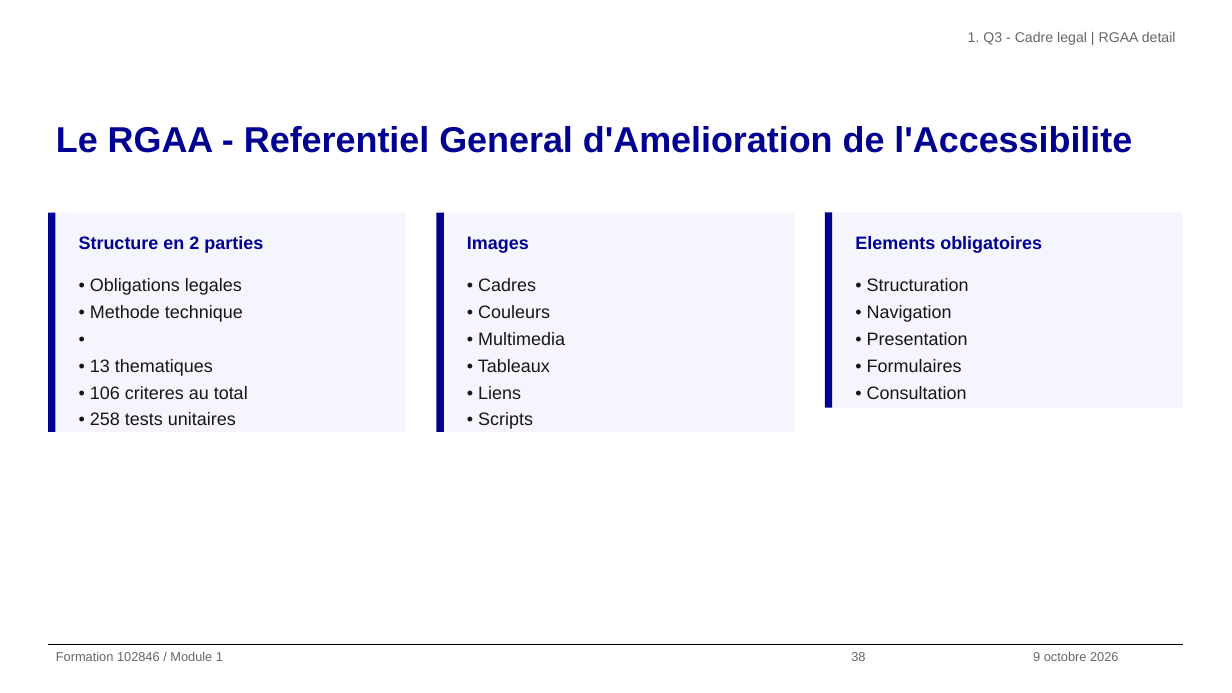
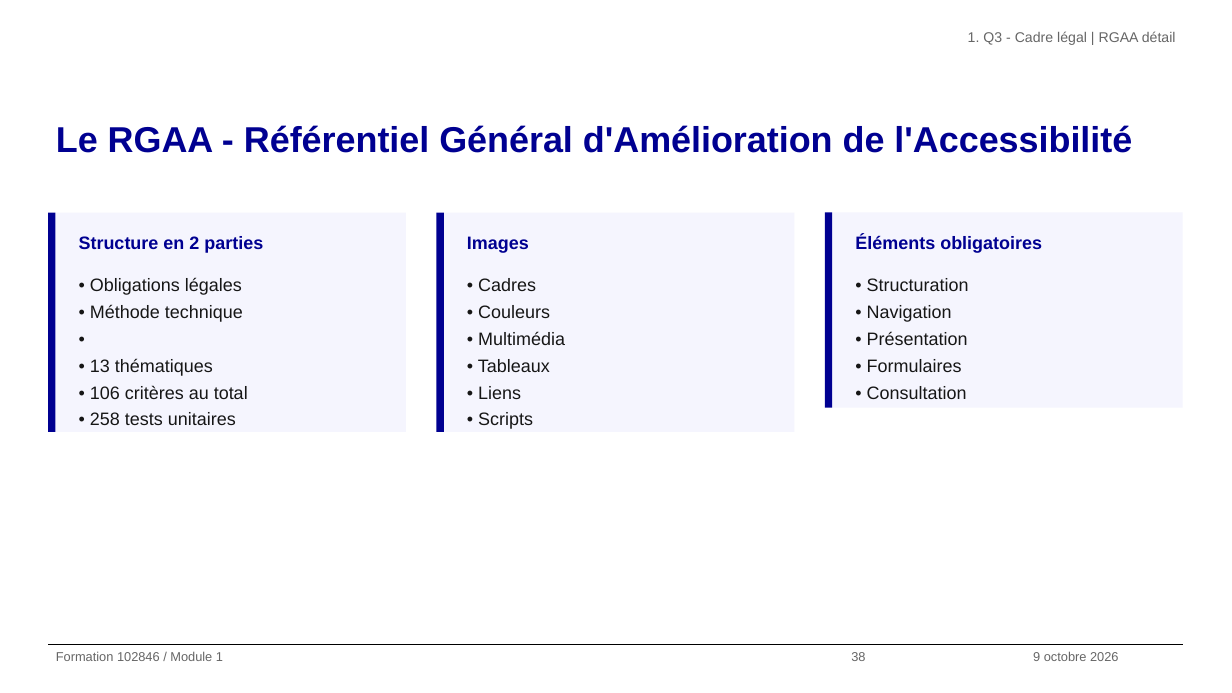
Before and after one commit to alexandra-guiderdoni/usine-fabrication-igpde-102846-ay11, a slide deck: slide 38 of livrables-IGPDE-2026-102846/Formateur/support-formation-102846-2026-IGPDE.pptx. Drawn at 1232x693 pixels with LibreOffice and Linux fonts; fonts in the diff are those of the drawing; background and template pictures are left out. Boxes give left, top, right and bottom in pixels: in the first picture for what was removed or moved away, otherwise in the second. Text is boxed around its words. In the diff, an @@ line names an element or a change of style, - is before the commit and + after.

```diff
--- a/livrables-IGPDE-2026-102846/Formateur/support-formation-102846-2026-IGPDE.pptx
+++ b/livrables-IGPDE-2026-102846/Formateur/support-formation-102846-2026-IGPDE.pptx
@@ text at (968,31,1176,45): text changed @@
-1. Q3 - Cadre legal | RGAA detail
+1. Q3 - Cadre légal | RGAA détail
@@ title at (56,125,1132,153): text changed @@
-Le RGAA - Referentiel General d'Amelioration de l'Accessibilite
+Le RGAA - Référentiel Général d'Amélioration de l'Accessibilité
@@ text at (855,235,1042,253): text changed @@
-Elements obligatoires
+Éléments obligatoires
@@ text at (90,277,243,322): text changed @@
-• Obligations legales
-• Methode technique
+• Obligations légales
+• Méthode technique
@@ text at (90,358,248,399): text changed @@
-• 13 thematiques
-• 106 criteres au total
+• 13 thématiques
+• 106 critères au total
@@ text at (478,331,565,345): text changed @@
-• Multimedia
+• Multimédia
@@ text at (867,331,968,345): text changed @@
-• Presentation
+• Présentation
```
Also in this commit, not shown: 7 other slides changed, 36 other files.
